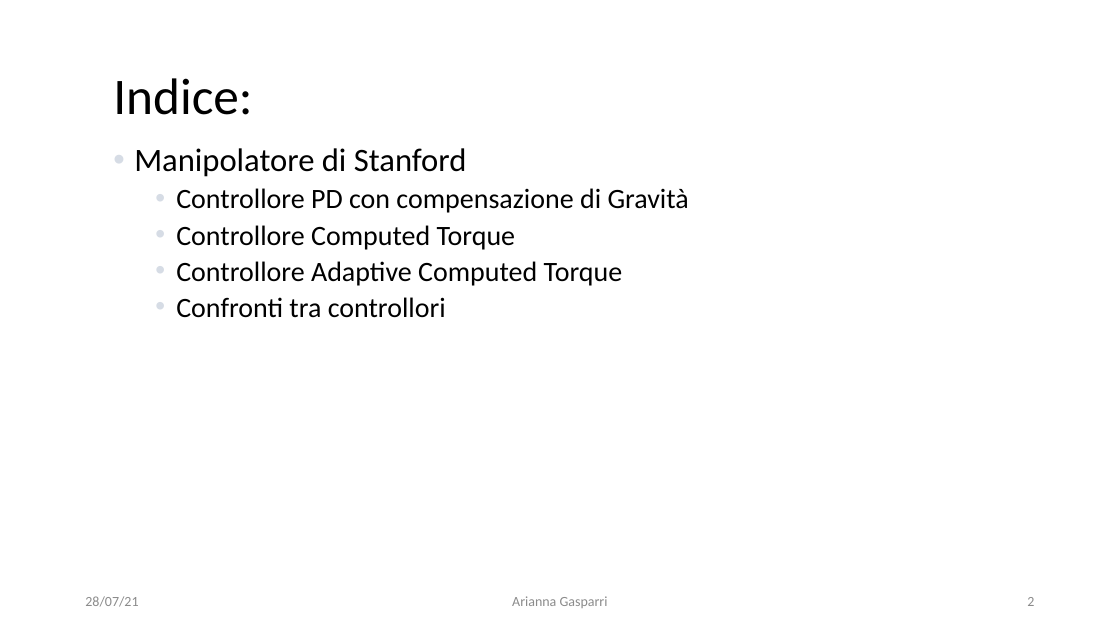
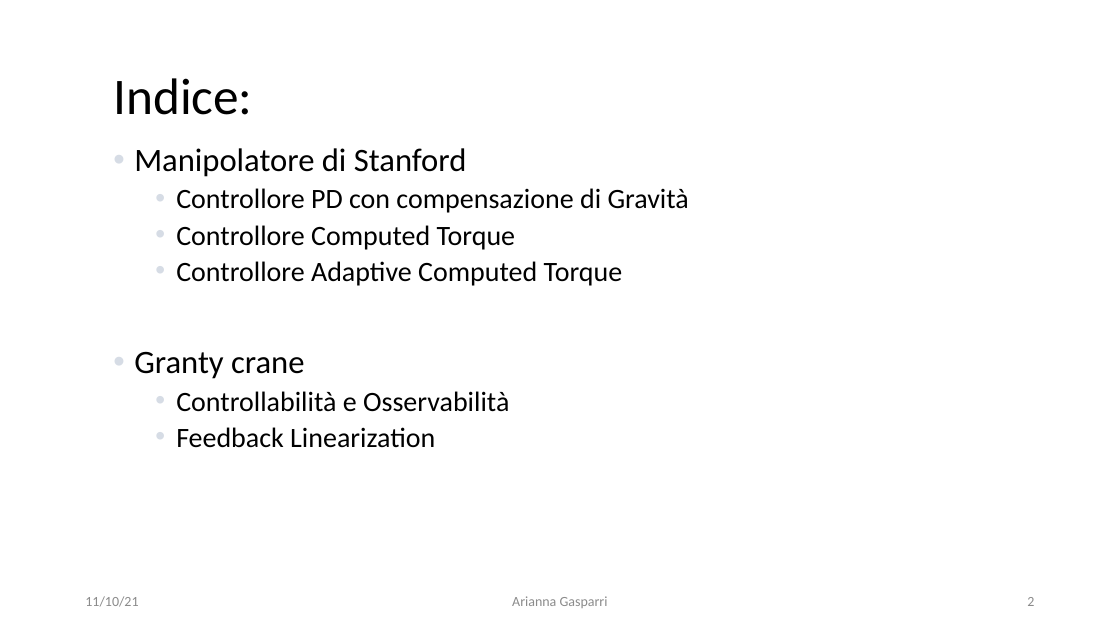
Before and after one commit to giga487/BicchiGas, a slide deck: slide 2 of Relazione/Presentazione.pptx. Drawn at 1120x630 pixels with LibreOffice and Linux fonts; fonts in the diff are those of the drawing. Boxes give left, top, right and bottom in pixels: in the first picture for what was removed or moved away, otherwise in the second. Text is boxed around its words. In the diff, an @@ line names an element or a change of style, - is before the commit and + after.

```diff
--- a/Relazione/Presentazione.pptx
+++ b/Relazione/Presentazione.pptx
@@ text at <box>134,351,509,448</box>: text changed @@
-  • Confronti tra controllori
+• Granty crane
+  • Controllabilità e Osservabilità
+  • Feedback Linearization
@@ text at <box>85,596,138,607</box>: text changed @@
-28/07/21
+11/10/21
```
Also in this commit, not shown: 2 other slides changed, 9 slides added, 19 other files.
